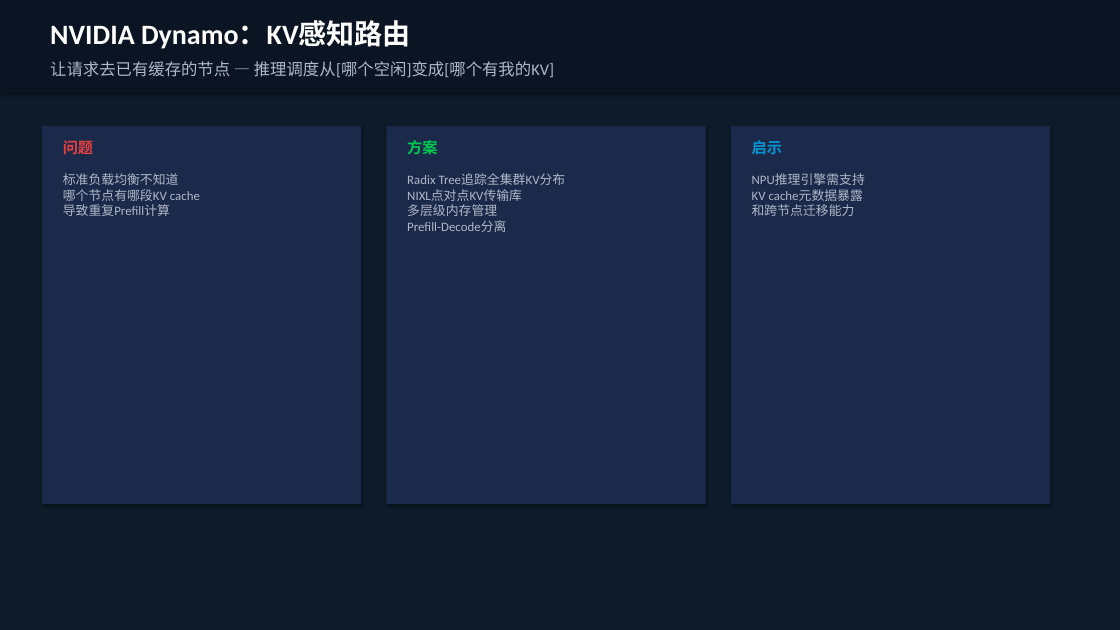
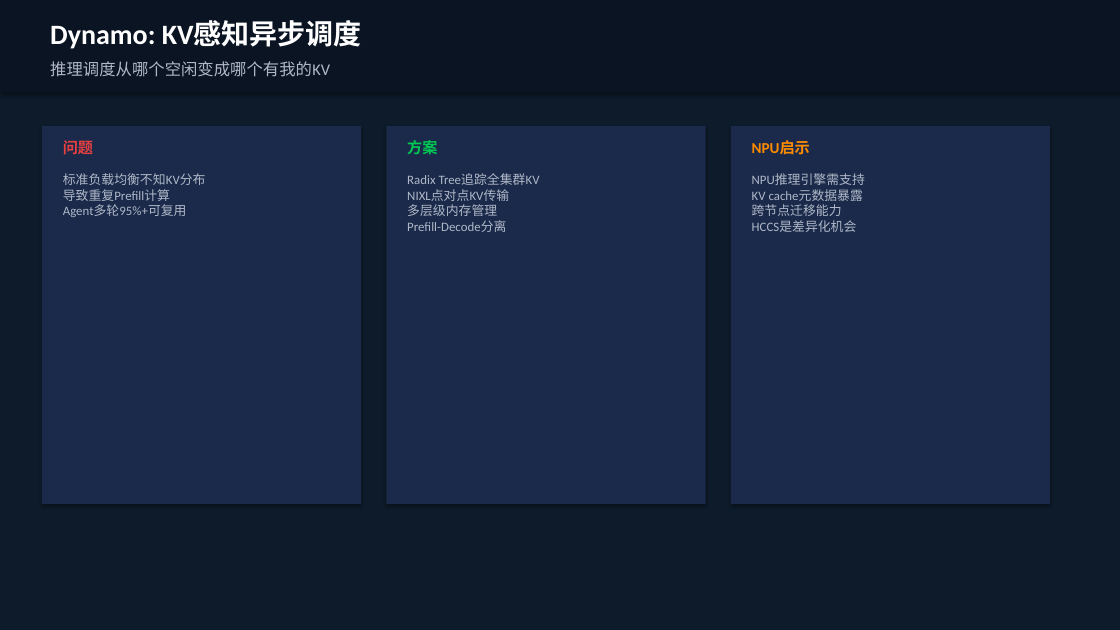
Before and after one commit to zhshgmail/tmp01, a slide deck: slide 11 of Agentic_RL_后训练洞察.pptx. Drawn at 1120x630 pixels with LibreOffice and Linux fonts; fonts in the diff are those of the drawing. Boxes give left, top, right and bottom in pixels: in the first picture for what was removed or moved away, otherwise in the second. Text is boxed around its words. In the diff, an @@ line names an element or a change of style, - is before the commit and + after.

```diff
--- a/Agentic_RL_后训练洞察.pptx
+++ b/Agentic_RL_后训练洞察.pptx
@@ text at <box>50,21,362,49</box>: text changed @@
-NVIDIA Dynamo：KV感知路由
+Dynamo: KV感知异步调度
@@ text at <box>50,61,330,77</box>: text changed @@
-让请求去已有缓存的节点 — 推理调度从[哪个空闲]变成[哪个有我的KV]
+推理调度从哪个空闲变成哪个有我的KV
@@ text at <box>752,140,810,155</box>: text changed; text colour #0096D6 to #FF8C00 @@
-启示
+NPU启示
@@ text at <box>63,173,206,217</box>: text changed @@
-标准负载均衡不知道
-哪个节点有哪段KV cache
-导致重复Prefill计算
+标准负载均衡不知KV分布
+导致重复Prefill计算
+Agent多轮95%+可复用
@@ text at <box>407,174,540,232</box>: text changed @@
-Radix Tree追踪全集群KV分布
-NIXL点对点KV传输库
-多层级内存管理
-Prefill-Decode分离
+Radix Tree追踪全集群KV
+NIXL点对点KV传输
+多层级内存管理
+Prefill-Decode分离
@@ text at <box>752,174,865,232</box>: text changed @@
-NPU推理引擎需支持
-KV cache元数据暴露
-和跨节点迁移能力
+NPU推理引擎需支持
+KV cache元数据暴露
+跨节点迁移能力
+HCCS是差异化机会
```
Also in this commit, not shown: 11 other slides changed, 3 slides added, 3 slides removed.
